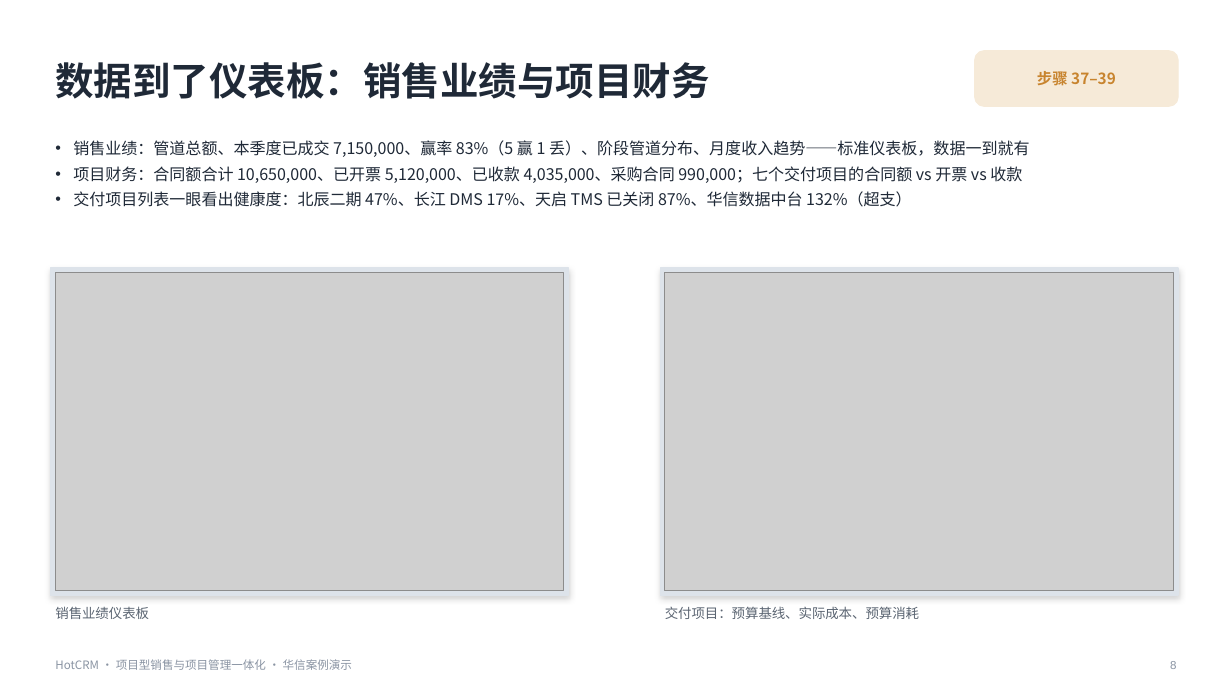
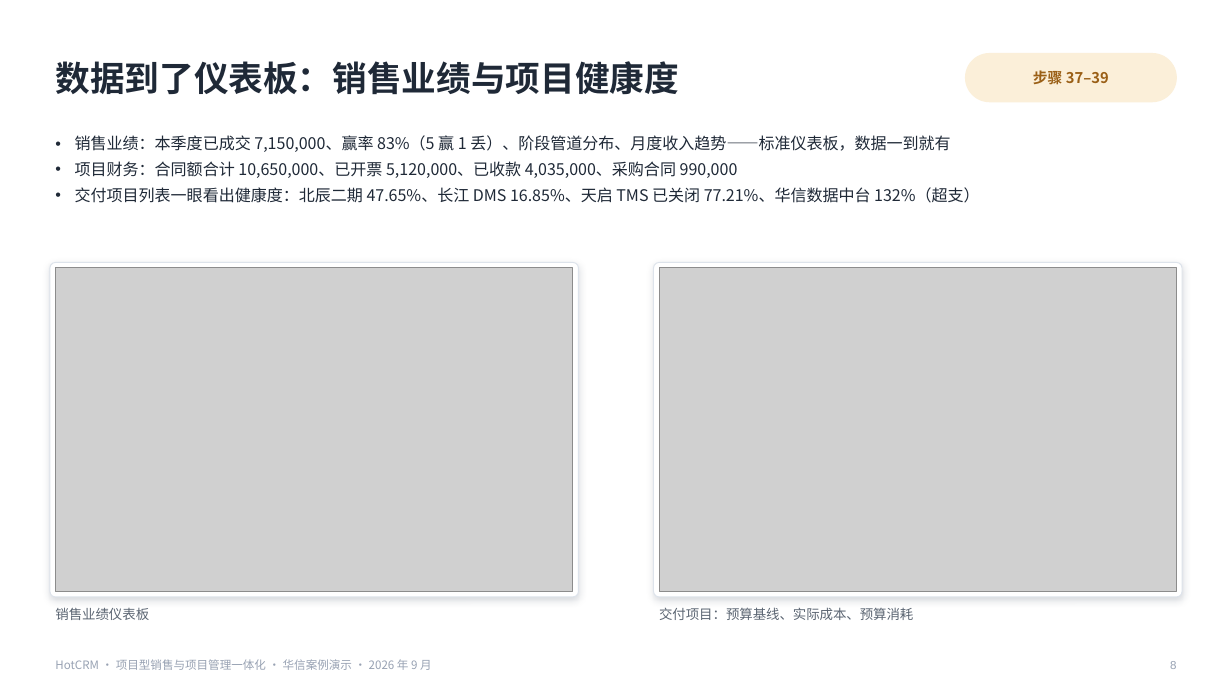
Before and after one commit to sunhaolin/hotcrm, a slide deck: slide 8 of docs/demo/psa-presales/客户汇报-华信案例.pptx. Drawn at 1232x693 pixels with LibreOffice and Linux fonts; fonts in the diff are those of the drawing; grey boxes stand for pictures. Boxes give left, top, right and bottom in pixels: in the first picture for what was removed or moved away, otherwise in the second. Text is boxed around its words. In the diff, an @@ line names an element or a change of style, - is before the commit and + after.

```diff
--- a/docs/demo/psa-presales/客户汇报-华信案例.pptx
+++ b/docs/demo/psa-presales/客户汇报-华信案例.pptx
@@ text "步骤 37–39" at box(1033, 70, 1109, 84): size 12 to 11.5 pt, text colour #C8842E to #9A5F16 @@
@@ rounded rectangle: place and size @@
-rounded rectangle at box(975, 51, 1178, 106)
+rounded rectangle at box(966, 54, 1177, 102)
@@ rounded rectangle at box(966, 54, 1177, 102): fill #F6EAD8 to #FBEFD9; outline #F6EAD8 1 pt to #FBEFD9 1 pt; proportions changed @@
@@ text at box(55, 61, 679, 95): text changed; size 30 to 27 pt @@
-数据到了仪表板：销售业绩与项目财务
+数据到了仪表板：销售业绩与项目健康度
@@ text at box(75, 133, 979, 203): text changed @@
-• 销售业绩：管道总额、本季度已成交 7,150,000、赢率 83%（5 赢 1 丢）、阶段管道分布、月度收入趋势——标准仪表板，数据一到就有
-• 项目财务：合同额合计 10,650,000、已开票 5,120,000、已收款 4,035,000、采购合同 990,000；七个交付项目的合同额 vs 开票 vs 收款
-• 交付项目列表一眼看出健康度：北辰二期 47%、长江 DMS 17%、天启 TMS 已关闭 87%、华信数据中台 132%（超支）
+• 销售业绩：本季度已成交 7,150,000、赢率 83%（5 赢 1 丢）、阶段管道分布、月度收入趋势——标准仪表板，数据一到就有
+• 项目财务：合同额合计 10,650,000、已开票 5,120,000、已收款 4,035,000、采购合同 990,000
+• 交付项目列表一眼看出健康度：北辰二期 47.65%、长江 DMS 16.85%、天启 TMS 已关闭 77.21%、华信数据中台 132%（超支）
@@ rounded rectangle at box(50, 262, 579, 597): rectangle to rounded rectangle; fill #DDE3EA to #FFFFFF; outline #DDE3EA 1 pt to #DDE3EB 0.75 pt; shadow changed @@
@@ rounded rectangle: place and size @@
-rounded rectangle at box(51, 268, 568, 595)
+rounded rectangle at box(50, 262, 579, 597)
@@ picture: place and size @@
-picture at box(55, 273, 564, 591)
+picture at box(55, 268, 573, 592)
@@ rounded rectangle: place and size @@
-rounded rectangle at box(661, 268, 1178, 595)
+rounded rectangle at box(653, 262, 1182, 597)
@@ rounded rectangle at box(653, 262, 1182, 597): rectangle to rounded rectangle; fill #DDE3EA to #FFFFFF; outline #DDE3EA 1 pt to #DDE3EB 0.75 pt; shadow changed @@
@@ picture: place and size @@
-picture at box(665, 273, 1174, 591)
+picture at box(659, 268, 1177, 592)
@@ text "交付项目：预算基线、实际成本、预算消耗": place and size @@
-text "交付项目：预算基线、实际成本、预算消耗" at box(665, 607, 919, 619)
+text "交付项目：预算基线、实际成本、预算消耗" at box(659, 607, 913, 620)
@@ text at box(55, 659, 432, 670): text changed; text colour #8A94A3 to #98A2B3 @@
-HotCRM · 项目型销售与项目管理一体化 · 华信案例演示
+HotCRM · 项目型销售与项目管理一体化 · 华信案例演示 · 2026 年 9 月
```
Also in this commit, not shown: 31 other slides changed, 3 slides added, 49 other files.
